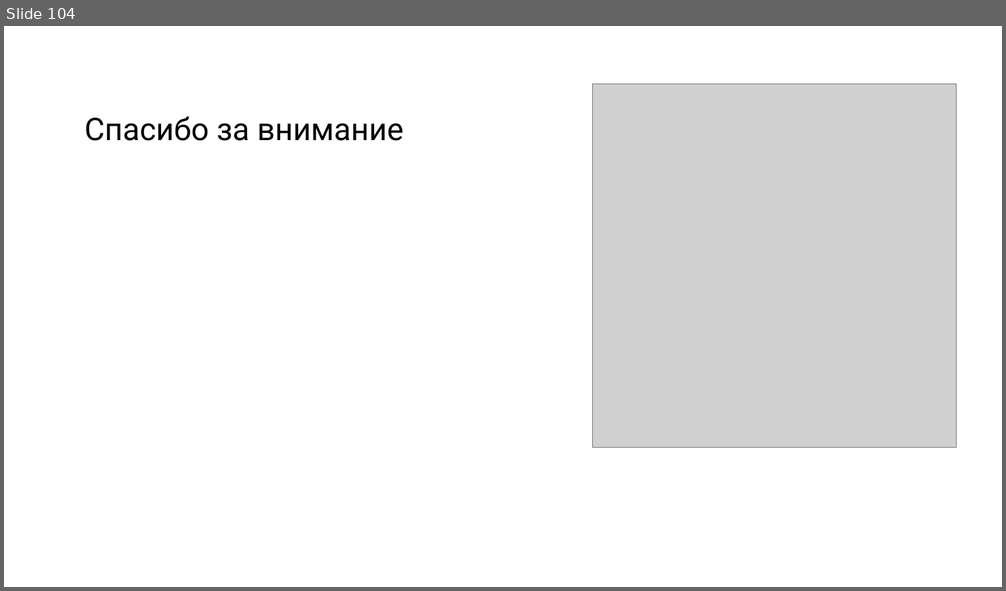
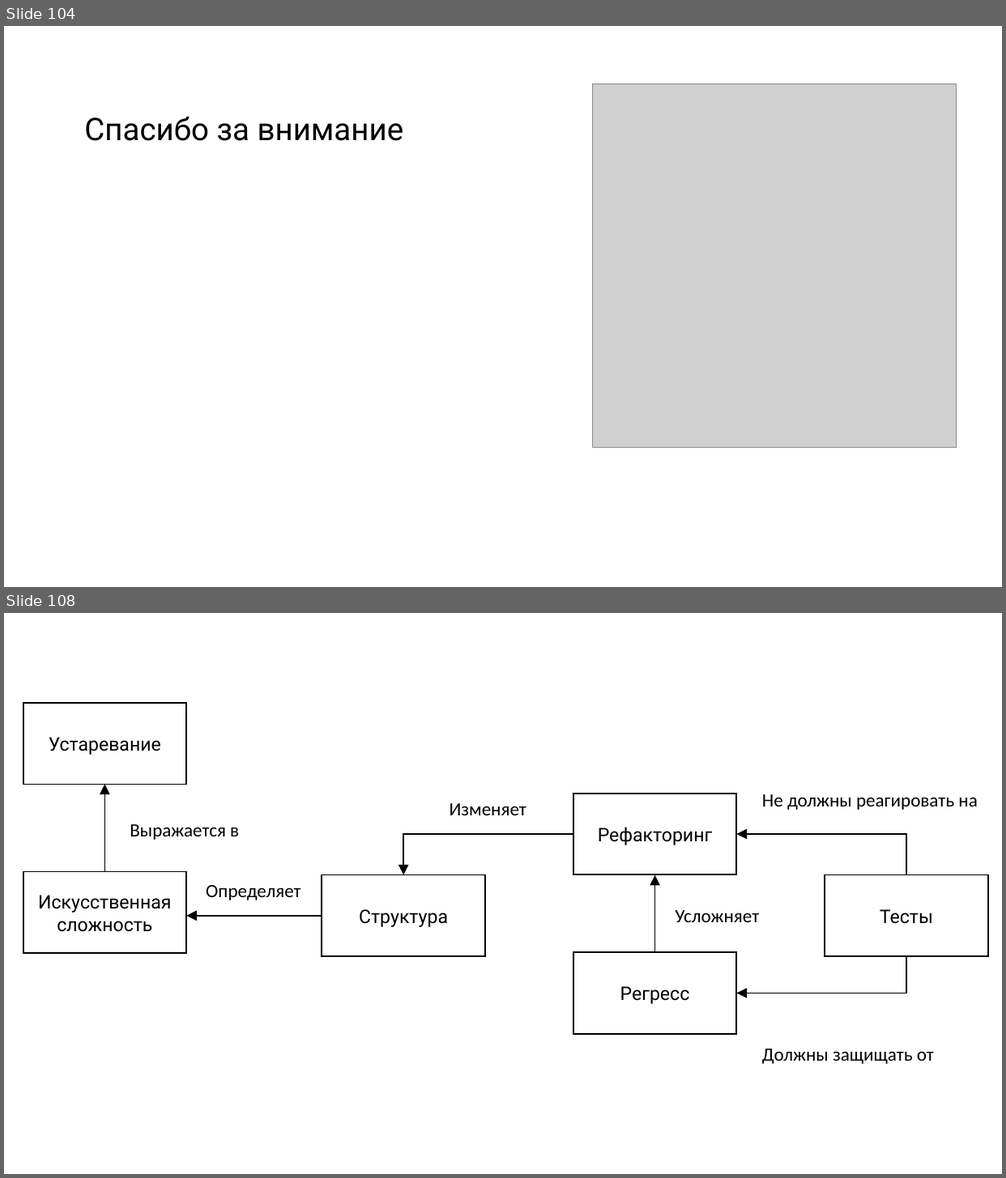
Before and after one commit to rkhaimov/brain-gym, a slide deck: Презентация.pptx. Shown one above the other, each under a label of ours: slide 104 before the commit, slides 104 and 108 after it; the slides between them are not shown. The pictures are 1006x591 and 1006x1178 pixels, drawn with LibreOffice and Linux fonts; fonts in the diff are those of the drawing; grey boxes stand for pictures; background and template pictures are left out. Boxes give left, top, right and bottom in pixels: in the first picture for what was removed or moved away, otherwise in the second. Text is boxed around its words. In the diff, an @@ line names an element or a change of style, - is before the commit and + after.

```diff
--- a/Презентация.pptx
+++ b/Презентация.pptx
@@ slide 108 added at bbox=[4, 613, 1002, 1174], background #FFFFFF @@
@@ rectangle added at bbox=[23, 703, 187, 785], fill #FFFFFF, outline #000000 1.5 pt, 18 pt, text #000000 @@
+Устаревание
@@ elbow arrow added from (105, 872) to (105, 785), #000000 1.25 pt @@
@@ text added at bbox=[450, 803, 526, 815], 18 pt, text #000000 @@
+Изменяет
@@ rectangle added at bbox=[573, 794, 737, 875], fill #FFFFFF, outline #000000 1.5 pt, 18 pt, text #000000 @@
+Рефакторинг
@@ text added at bbox=[762, 794, 977, 810], 18 pt, text #000000 @@
+Не должны реагировать на
@@ text added at bbox=[130, 824, 239, 840], 18 pt, text #000000 @@
+Выражается в
@@ elbow arrow added from (573, 835) to (404, 875), #000000 1.25 pt @@
@@ elbow arrow added from (907, 875) to (737, 835), #000000 1.25 pt @@
@@ rectangle added at bbox=[23, 872, 187, 954], fill #FFFFFF, outline #000000 1.5 pt, 18 pt, text #000000 @@
+Искусственная сложность
@@ rectangle added at bbox=[322, 875, 485, 956], fill #FFFFFF, outline #000000 1.5 pt, 18 pt, text #000000 @@
+Структура
@@ elbow arrow added from (655, 953) to (655, 875), #000000 1.25 pt @@
@@ rectangle added at bbox=[825, 875, 988, 956], fill #FFFFFF, outline #000000 1.5 pt, 18 pt, text #000000 @@
+Тесты
@@ text added at bbox=[206, 885, 300, 901], 18 pt, text #000000 @@
+Определяет
@@ elbow arrow added from (322, 916) to (187, 916), #000000 1.25 pt @@
@@ text added at bbox=[675, 910, 759, 922], 18 pt, text #000000 @@
+Усложняет
@@ rectangle added at bbox=[573, 953, 737, 1034], fill #FFFFFF, outline #000000 1.5 pt, 18 pt, text #000000 @@
+Регресс
@@ elbow arrow added from (907, 956) to (737, 994), #000000 1.25 pt @@
@@ text added at bbox=[762, 1049, 934, 1064], 18 pt, text #000000 @@
+Должны защищать от
```
Also in this commit, not shown: 5 slides changed, 7 other slides added, 11 other files.
